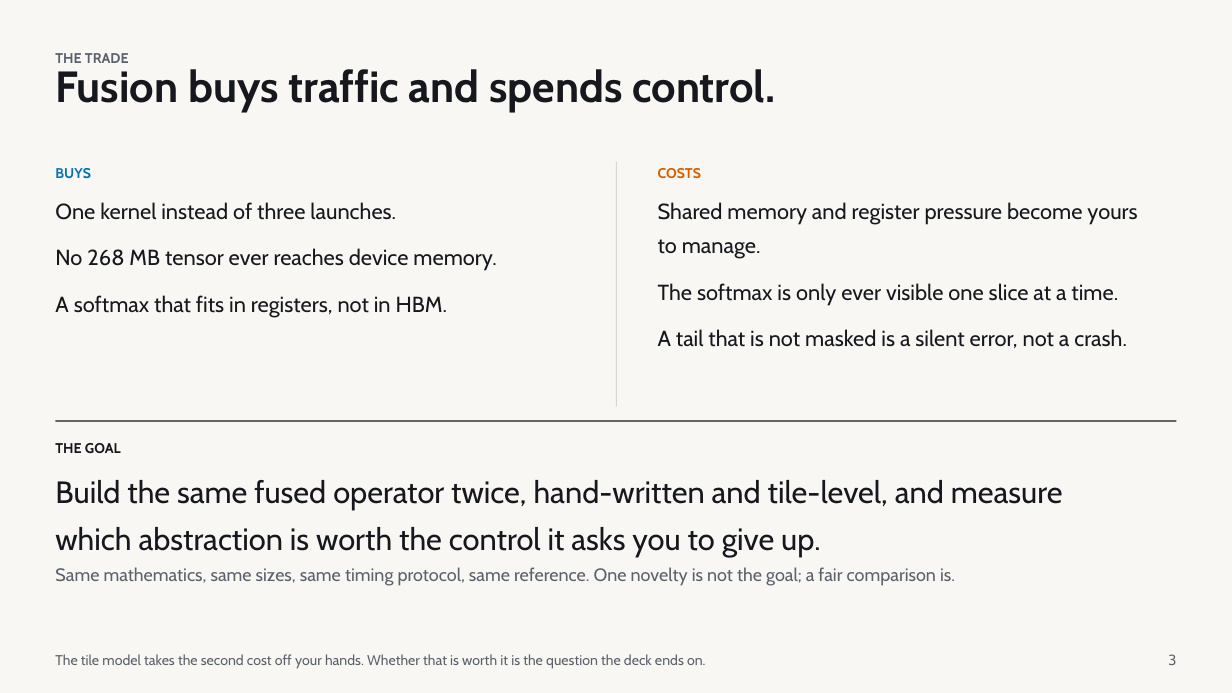
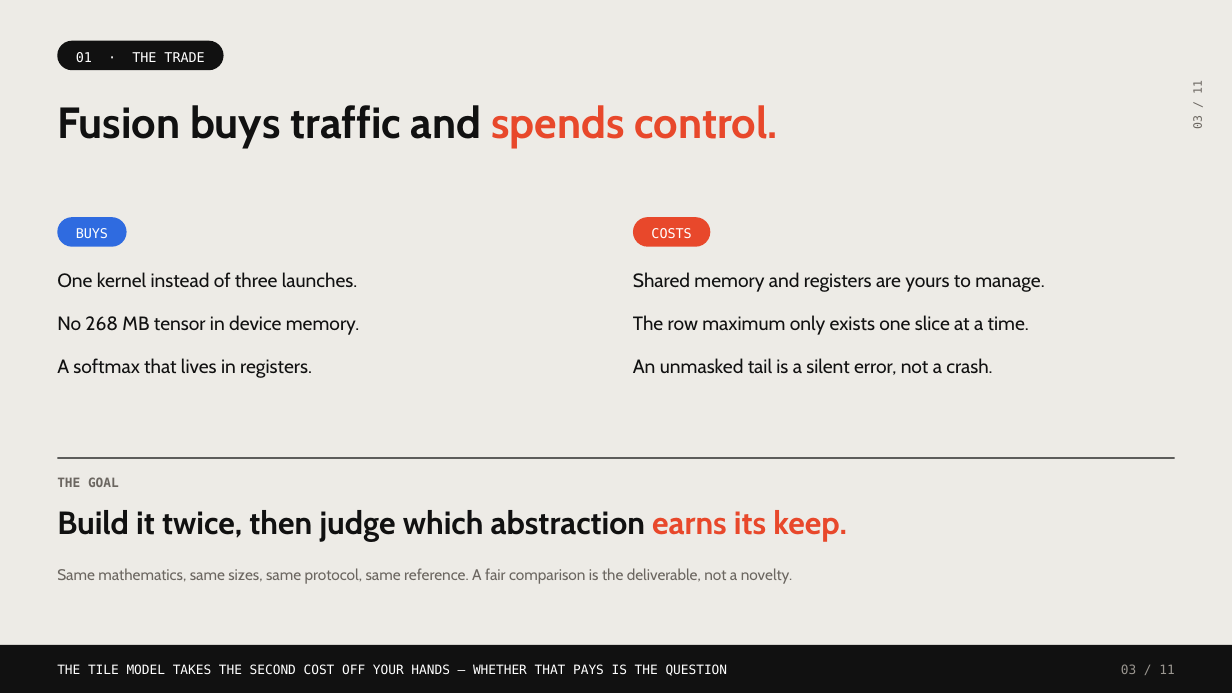
Before and after one commit to harshith0518/CS6203---Attention-Operator-Porject, a slide deck: slide 3 of docs/op2-attention-slides.pptx. Drawn at 1232x693 pixels with LibreOffice and Linux fonts; fonts in the diff are those of the drawing. Boxes give left, top, right and bottom in pixels: in the first picture for what was removed or moved away, otherwise in the second. Text is boxed around its words. In the diff, an @@ line names an element or a change of style, - is before the commit and + after.

Commit message:
Deck: rebuild in the Silk Yellow editorial style
Paper #EDEBE6, black display type, one saturated accent per chapter, and the
template's own devices rather than tables: a black capsule tag naming the
chapter, rotated page nav on the right edge, a 3x2 numbered card grid (01-06)
with flat colour blocks, a big-statistic slide, label-pill rows, a black
insight bar for the sentence that must not be missed, a dot timeline, and a
dark closing slide carrying a pull-quote with a highlighted clause.

Copy condensed and rewritten in a plainer voice: 'The arithmetic was never the
issue', 'The bill is the matrix, not the multiply', 'no stopwatch'.

Two unit bugs found by opening the file in PowerPoint, not by the schema
validator: a negative computed height, and Inches(0.55*4 - Inches(0.1)) mixing
inches with EMU. Both now guarded; a shape-extent scan runs on every build.

```diff
--- a/docs/op2-attention-slides.pptx
+++ b/docs/op2-attention-slides.pptx
@@ rectangle at [0, 0, 1232, 693]: fill #F8F7F3 to #EDEBE6 @@
@@ rounded rectangle added at [57, 41, 224, 70], fill #111111 @@
@@ text at [132, 52, 204, 62]: text changed; size 11 to 10.5 pt; font Cabin to DejaVu Sans Mono; text colour #5B616B to #FFFFFF; bold off @@
-THE TRADE
+01 · THE TRADE
@@ text added at [1191, 82, 1204, 128], 9 pt, text #6B6660 @@
+03 / 11
@@ text "Fusion buys traffic and spends ...": place and size @@
-text "Fusion buys traffic and spends ..." at [55, 69, 775, 112]
+text "Fusion buys traffic and spends ..." at [57, 105, 777, 148]
@@ text "Fusion buys traffic and spends ..." at [57, 105, 777, 148]: text colour #16181D to #111111 in "Fusion buys traffic and"; text colour #16181D to #E8482B in "spends control."; line spacing 1.03 to 1.04; less space between paragraphs @@
@@ rectangle removed at [616, 162, 617, 407] @@
@@ text "BUYS": place and size @@
-text "BUYS" at [55, 168, 91, 179]
+text "BUYS" at [76, 228, 108, 238]
@@ text "BUYS" at [76, 228, 108, 238]: size 11 to 10.5 pt, font Cabin to DejaVu Sans Mono, text colour #0072B2 to #FFFFFF, bold off; alignment left to centre; line spacing 1.18 to 1.2 @@
@@ rounded rectangle added at [57, 217, 127, 247], fill #2F6BE0 @@
@@ text "COSTS": place and size @@
-text "COSTS" at [658, 168, 701, 179]
+text "COSTS" at [651, 228, 691, 238]
@@ text "COSTS" at [651, 228, 691, 238]: size 11 to 10.5 pt, font Cabin to DejaVu Sans Mono, text colour #D55E00 to #FFFFFF, bold off; alignment left to centre; line spacing 1.18 to 1.2 @@
@@ rounded rectangle added at [633, 217, 711, 247], fill #E8482B @@
@@ text "One kernel instead of three ...": place and size @@
-text "One kernel instead of three ..." at [55, 202, 496, 318]
+text "One kernel instead of three ..." at [57, 272, 359, 378]
@@ text at [57, 272, 357, 288]: size 17 to 15 pt, text colour #16181D to #111111 in "One kernel instead of three launches."; line spacing 1.3 to 1.35; less space between paragraphs @@
@@ text at [633, 272, 1044, 375]: text changed; size 17 to 15 pt; text colour #16181D to #111111 @@
-Shared memory and register pressure become yours to manage.
-The softmax is only ever visible one slice at a time.
-A tail that is not masked is a silent error, not a crash.
+Shared memory and registers are yours to manage.
+The row maximum only exists one slice at a time.
+An unmasked tail is a silent error, not a crash.
@@ text at [57, 315, 359, 378]: text changed; size 17 to 15 pt; text colour #16181D to #111111 @@
-No 268 MB tensor ever reaches device memory.
-A softmax that fits in registers, not in HBM.
+No 268 MB tensor in device memory.
+A softmax that lives in registers.
@@ text "THE GOAL": place and size @@
-text "THE GOAL" at [55, 443, 121, 453]
+text "THE GOAL" at [57, 477, 119, 487]
@@ text "THE GOAL" at [57, 477, 119, 487]: size 11 to 10 pt, font Cabin to DejaVu Sans Mono, text colour #16181D to #6B6660; line spacing 1.18 to 1.2 @@
@@ rectangle: place and size @@
-rectangle at [55, 421, 1177, 421]
+rectangle at [57, 457, 1175, 458]
@@ rectangle at [57, 457, 1175, 458]: fill #16181D to #111111 @@
@@ text removed at [55, 480, 1063, 556] @@
-Build the same fused operator twice, hand-written and tile-level, and measure which abstraction is worth the control it asks you to give up.
@@ text added at [57, 510, 847, 542], 25 pt, text #111111, bold @@
+Build it twice, then judge which abstraction earns its keep.
@@ text at [57, 568, 792, 584]: text changed; size 14 to 12 pt; text colour #5B616B to #6B6660 @@
-Same mathematics, same sizes, same timing protocol, same reference. One novelty is not the goal; a fair comparison is.
+Same mathematics, same sizes, same protocol, same reference. A fair comparison is the deliverable, not a novelty.
@@ rectangle added at [0, 645, 1232, 693], fill #111111 @@
@@ text removed at [1168, 654, 1176, 665] @@
-3
@@ text at [57, 664, 728, 676]: text changed; size 11 to 10 pt; font Cabin to DejaVu Sans Mono; text colour #5B616B to #FFFFFF @@
-The tile model takes the second cost off your hands. Whether that is worth it is the question the deck ends on.
+THE TILE MODEL TAKES THE SECOND COST OFF YOUR HANDS — WHETHER THAT PAYS IS THE QUESTION
@@ text added at [1121, 664, 1174, 674], 10 pt, text #9A9690 @@
+03 / 11
```
Also in this commit, not shown: 9 other slides changed, 1 slide added, 1 slide removed, 1 other file.
